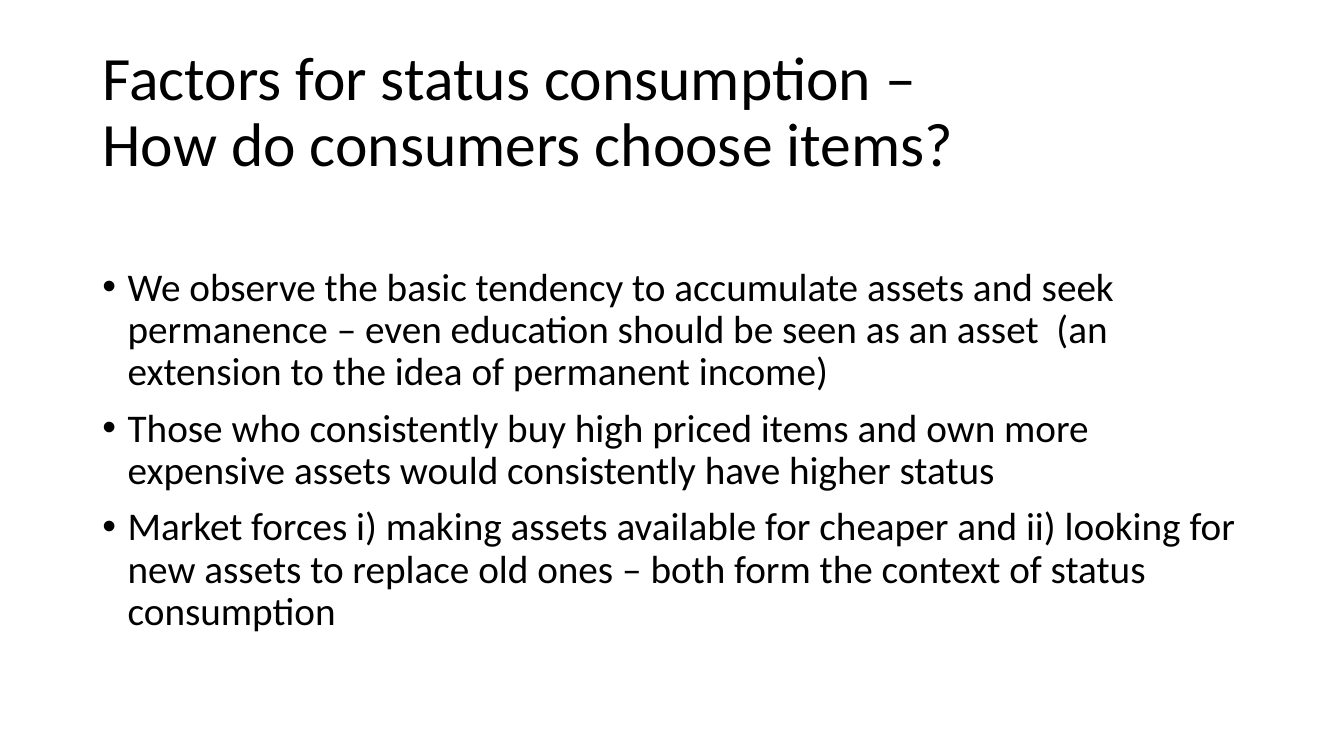
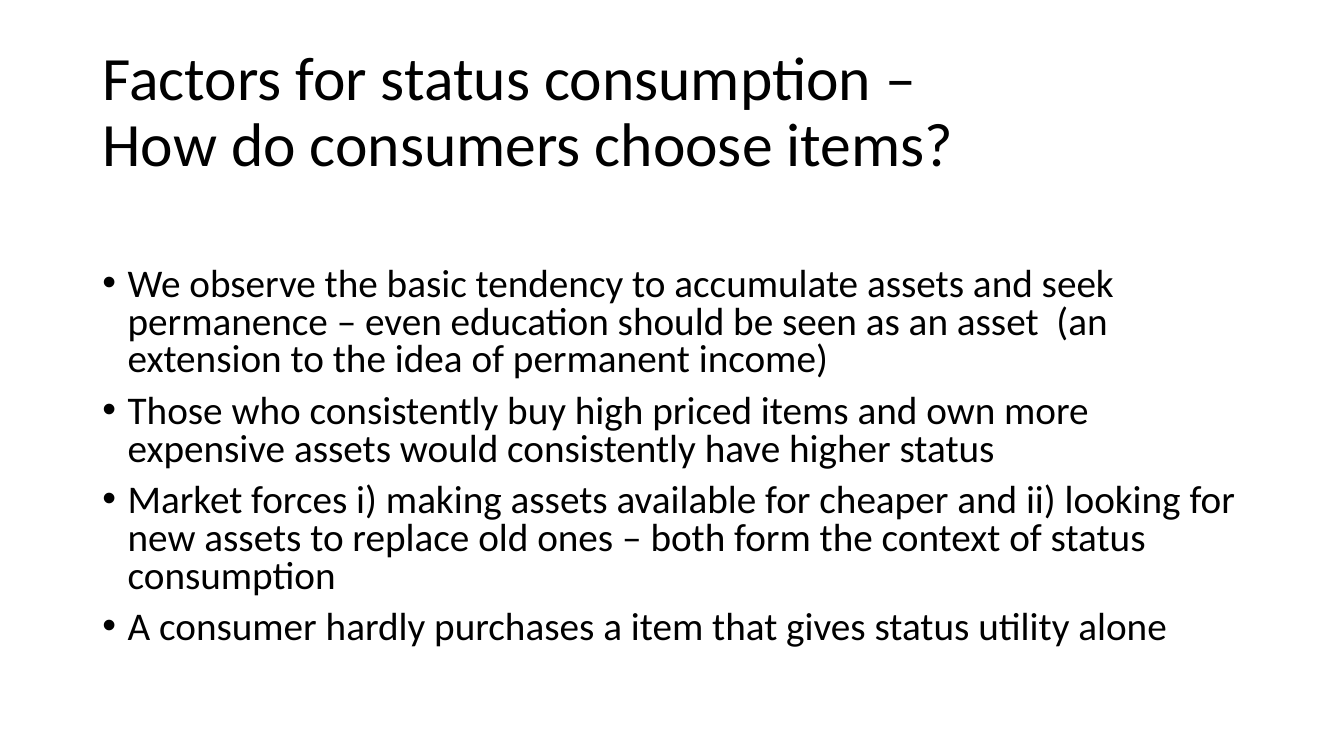
Before and after one commit to anuragr81/research, a slide deck: slide 5 of consumption/presentation2018_1.1.pptx. Drawn at 1344x756 pixels with LibreOffice and Linux fonts; fonts in the diff are those of the drawing. Boxes give left, top, right and bottom in pixels: in the first picture for what was removed or moved away, otherwise in the second. Text is boxed around its words. In the diff, an @@ line names an element or a change of style, - is before the commit and + after.

```diff
--- a/consumption/presentation2018_1.1.pptx
+++ b/consumption/presentation2018_1.1.pptx
@@ text at (128, 269, 1235, 596): line spacing 0.9 to 0.8 @@
@@ text at (128, 612, 1166, 647): paragraph added @@
+• A consumer hardly purchases a item that gives status utility alone
```
Also in this commit, not shown: 5 other slides changed, 1 other file.
